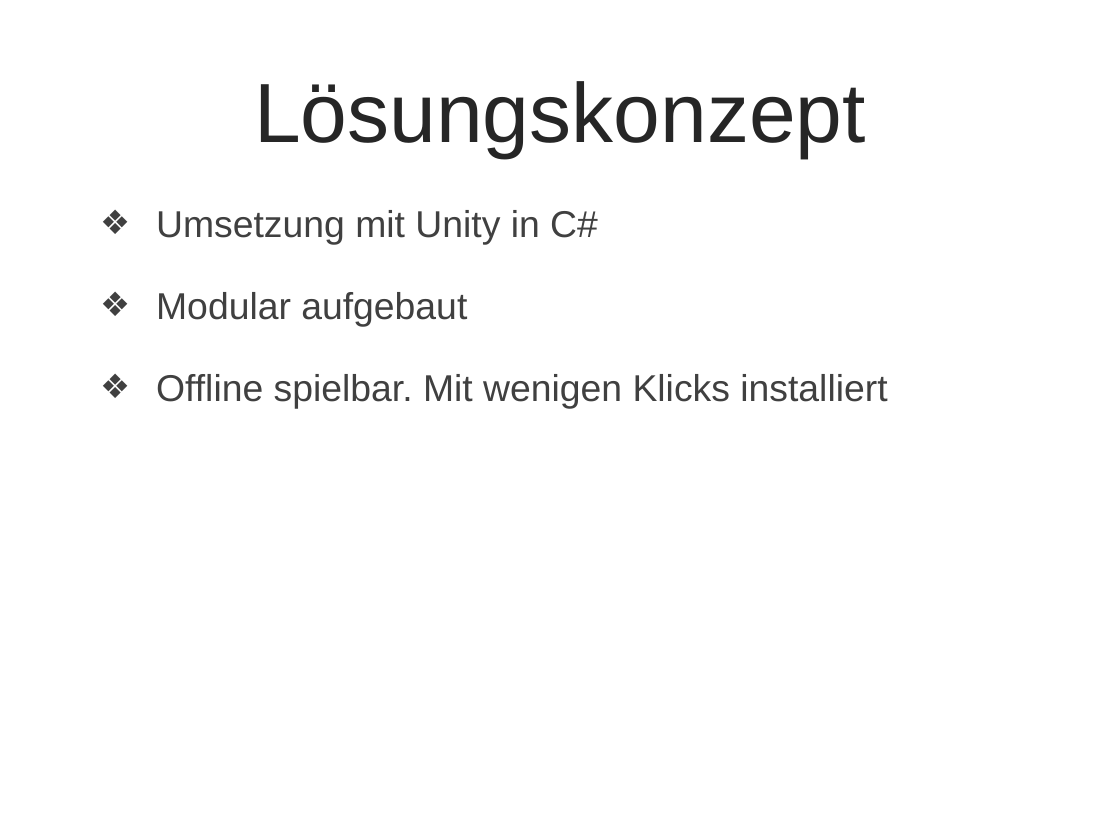
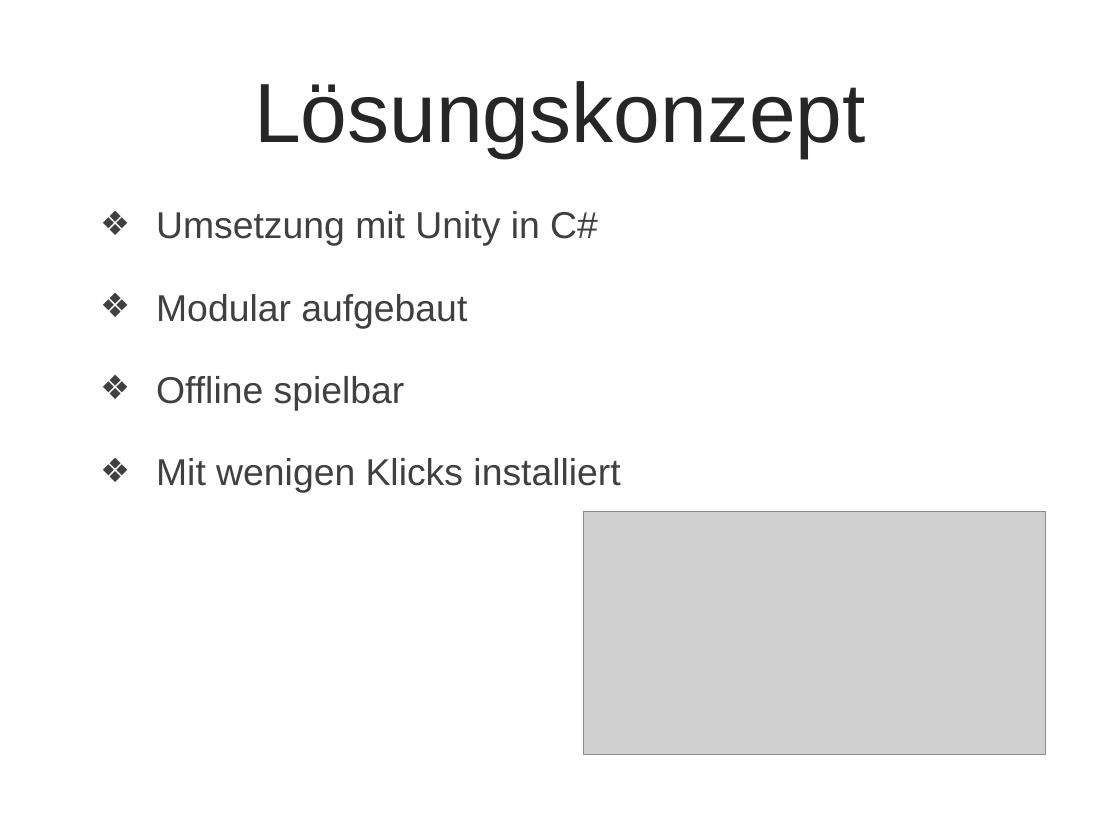
Before and after one commit to smowdy/bfh_projekt_1, a slide deck: slide 6 of doc/PP_Arcade_V1.pptx. Drawn at 1120x840 pixels with LibreOffice and Linux fonts; fonts in the diff are those of the drawing; grey boxes stand for pictures; background and template pictures are left out. Boxes give left, top, right and bottom in pixels: in the first picture for what was removed or moved away, otherwise in the second. Text is boxed around its words. In the diff, an @@ line names an element or a change of style, - is before the commit and + after.

```diff
--- a/doc/PP_Arcade_V1.pptx
+++ b/doc/PP_Arcade_V1.pptx
@@ text at (156, 376, 620, 493): text changed @@
-❖ Offline spielbar. Mit wenigen Klicks installiert
+❖ Offline spielbar
+❖ Mit wenigen Klicks installiert
@@ picture added at (584, 512, 1046, 755) @@
```
Also in this commit, not shown: 4 other slides changed, 10 slides added, 3 slides removed.
